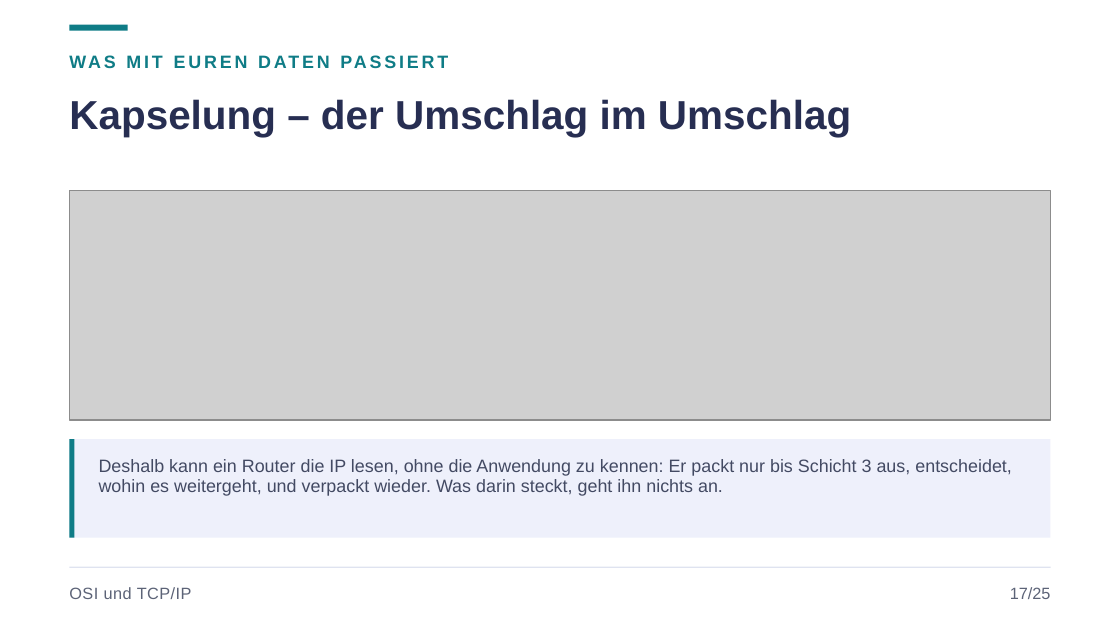
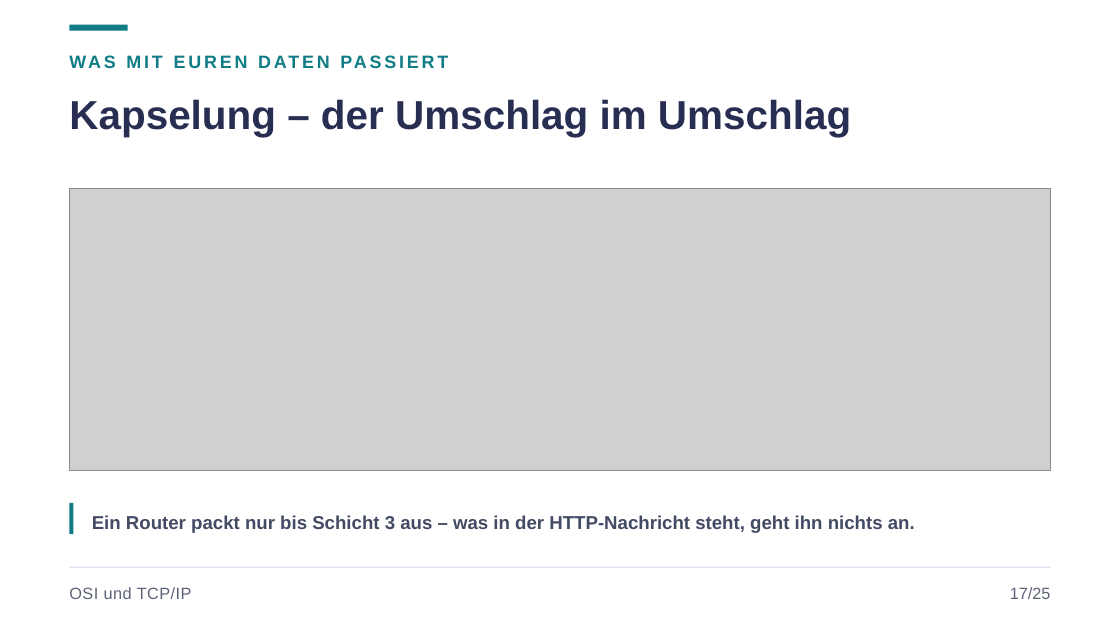
Before and after one commit to JacobMenge/kurs-unterlagen, a slide deck: slide 21 of folien/dist/01-netzwerke-grundlagen.pptx. Drawn at 1120x630 pixels with LibreOffice and Linux fonts; fonts in the diff are those of the drawing; grey boxes stand for pictures. Boxes give left, top, right and bottom in pixels: in the first picture for what was removed or moved away, otherwise in the second. Text is boxed around its words. In the diff, an @@ line names an element or a change of style, - is before the commit and + after.

Commit message:
folien: kapselung als einpack-schritte mit http-benennung, osi-zeilen 5 und 6 klarer formuliert

```diff
--- a/folien/dist/01-netzwerke-grundlagen.pptx
+++ b/folien/dist/01-netzwerke-grundlagen.pptx
@@ picture: place and size @@
-picture at (69,190,1051,420)
+picture at (69,188,1051,470)
@@ rectangle removed at (69,439,1051,538) @@
@@ rectangle: place and size @@
-rectangle at (69,439,74,538)
+rectangle at (69,503,74,534)
@@ text "Ein Router packt nur bis ..." at (92,515,915,533): vertical alignment top to middle @@
@@ text at (92,515,915,533): text changed; size 11.5 to 12 pt; bold on @@
-Deshalb kann ein Router die IP lesen, ohne die Anwendung zu kennen: Er packt nur bis Schicht 3 aus, entscheidet, wohin es weitergeht, und verpackt wieder. Was darin steckt, geht ihn nichts an.
+Ein Router packt nur bis Schicht 3 aus – was in der HTTP-Nachricht steht, geht ihn nichts an.
```
Also in this commit, not shown: 4 other files.
